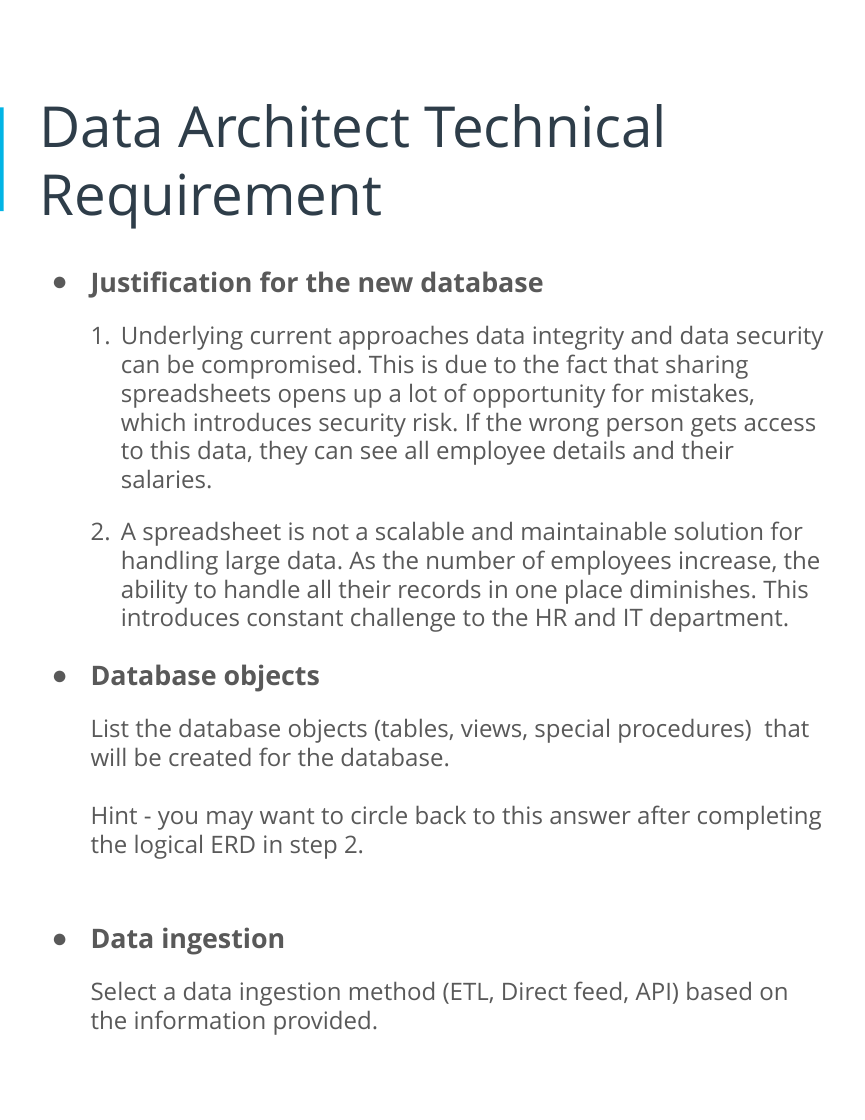
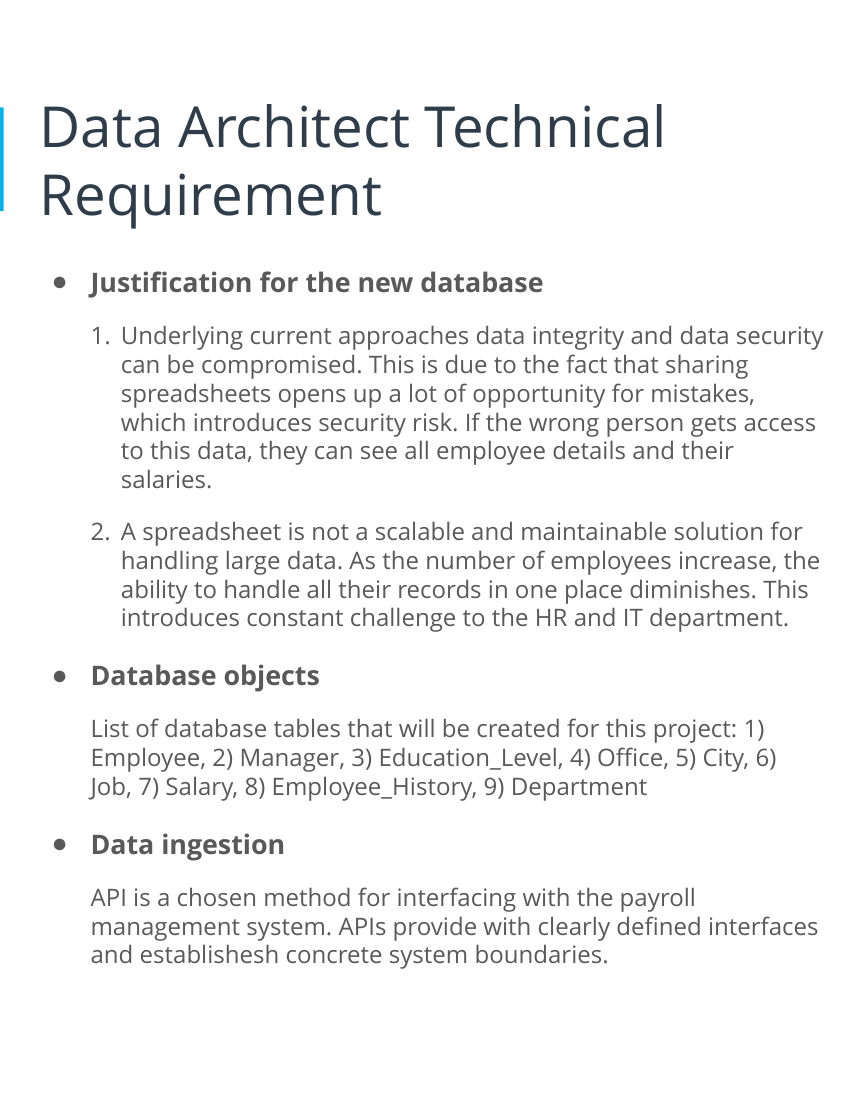
Before and after one commit to Polyhistor/HR-Database-Design, a slide deck: slide 7 of starter-template (1).pptx. Drawn at 865x1120 pixels with LibreOffice and Linux fonts; fonts in the diff are those of the drawing. Boxes give left, top, right and bottom in pixels: in the first picture for what was removed or moved away, otherwise in the second. Text is boxed around its words. In the diff, an @@ line names an element or a change of style, - is before the commit and + after.

```diff
--- a/starter-template (1).pptx
+++ b/starter-template (1).pptx
@@ text at (91,718,777,801): text changed @@
-List the database objects (tables, views, special procedures) that will be created for the database.
-Hint - you may want to circle back to this answer after completing the logical ERD in step 2.
+List of database tables that will be created for this project: 1) Employee, 2) Manager, 3) Education_Level, 4) Office, 5) City, 6) Job, 7) Salary, 8) Employee_History, 9) Department
@@ text at (91,887,819,969): text changed @@
-Select a data ingestion method (ETL, Direct feed, API) based on the information provided.
+API is a chosen method for interfacing with the payroll management system. APIs provide with clearly defined interfaces and establishesh concrete system boundaries.
```
Also in this commit, not shown: 9 other slides changed, 1 slide added, 1 slide removed, 4 other files.
